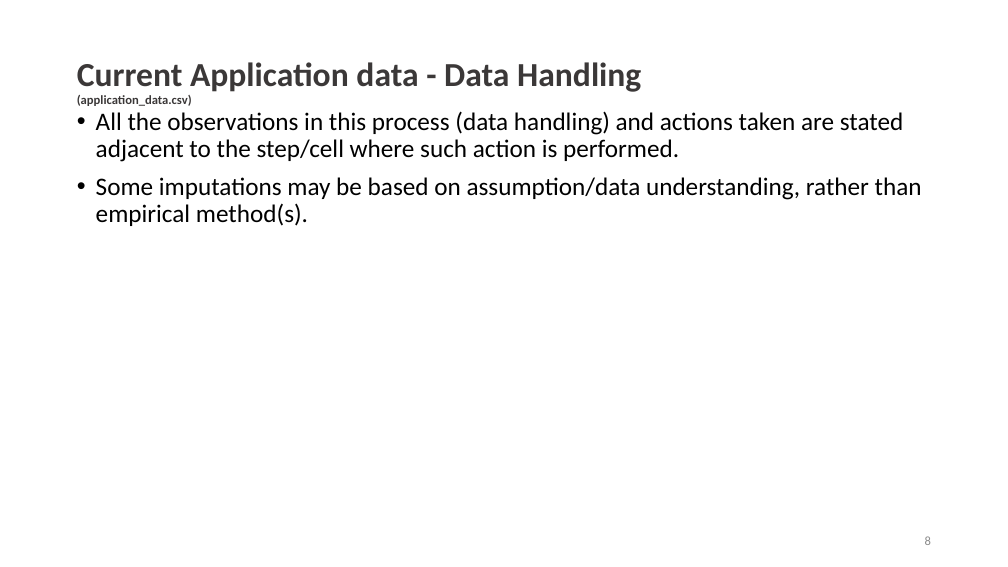
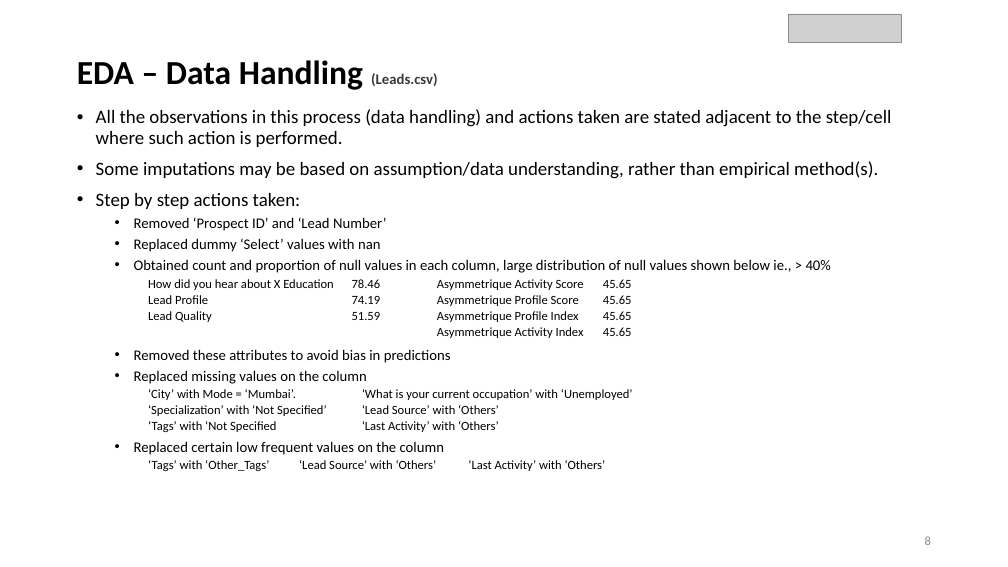
Before and after one commit to Hiteshp97/ProjCollab_LSCS_BTCH67_535, a slide deck: slide 8 of Lead Scoring Case Study.pptx. Drawn at 1008x567 pixels with LibreOffice and Linux fonts; fonts in the diff are those of the drawing; grey boxes stand for pictures; background and template pictures are left out. Boxes give left, top, right and bottom in pixels: in the first picture for what was removed or moved away, otherwise in the second. Text is boxed around its words. In the diff, an @@ line names an element or a change of style, - is before the commit and + after.

```diff
--- a/Lead Scoring Case Study.pptx
+++ b/Lead Scoring Case Study.pptx
@@ picture added at box(789, 14, 901, 42) @@
@@ title at box(77, 60, 438, 90): text changed; text colour #3B3838 to #000000 @@
-Current Application data - Data Handling
-(application_data.csv)
+EDA – Data Handling (Leads.csv)
@@ text at box(96, 109, 892, 179): size 24 to 18 pt in "All the observations in this process (data ...", "Some imputations may be based on assumption/data ..." @@
@@ text at box(96, 193, 831, 455): paragraphs added @@
+• Step by step actions taken:
+  • Removed ‘Prospect ID’ and ‘Lead Number’
+  • Replaced dummy ‘Select’ values with nan
+  • Obtained count and proportion of null values in each column, large distribution of null values shown below ie., > 40%
+  • Removed these attributes to avoid bias in predictions
+  • Replaced missing values on the column
+  • Replaced certain low frequent values on the column
@@ table added at box(147, 276, 641, 342), 4 rows, 4 columns @@
+How did you hear about X Education | 78.46 | Asymmetrique Activity Score | 45.65
+Lead Profile | 74.19 | Asymmetrique Profile Score | 45.65
+Lead Quality | 51.59 | Asymmetrique Profile Index | 45.65
+ |  | Asymmetrique Activity Index | 45.65
@@ table added at box(147, 386, 939, 436), 3 rows, 3 columns @@
+‘City’ with Mode = ‘Mumbai’. | ‘What is your current occupation’ with ‘Unemployed’ | 
+‘Specialization’ with ‘Not Specified’ | ‘Lead Source’ with ‘Others’ | 
+‘Tags’ with ‘Not Specified | ‘Last Activity’ with ‘Others’ | 
@@ table added at box(147, 457, 939, 504), 3 rows, 3 columns @@
+‘Tags’ with ‘Other_Tags’ | ‘Lead Source’ with ‘Others’ | ‘Last Activity’ with ‘Others’
+ |  | 
+ |  | 
```
Also in this commit, not shown: 6 other slides changed, 7 slides added, 7 slides removed.
